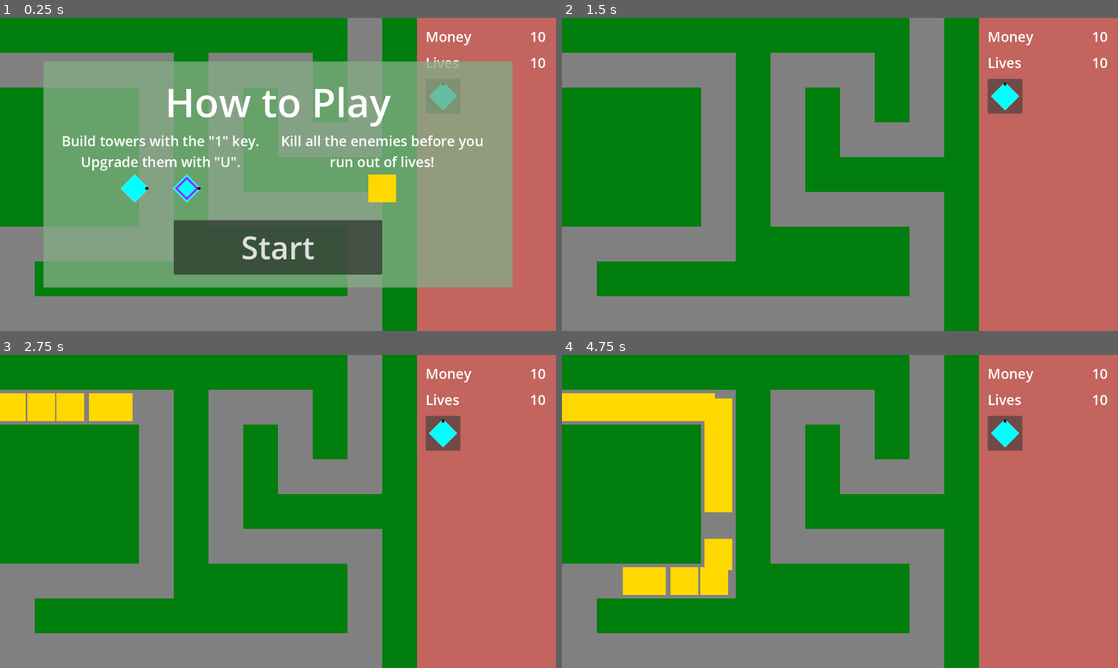
Above: before the commit, frames 1-4 (two rows, left to right).
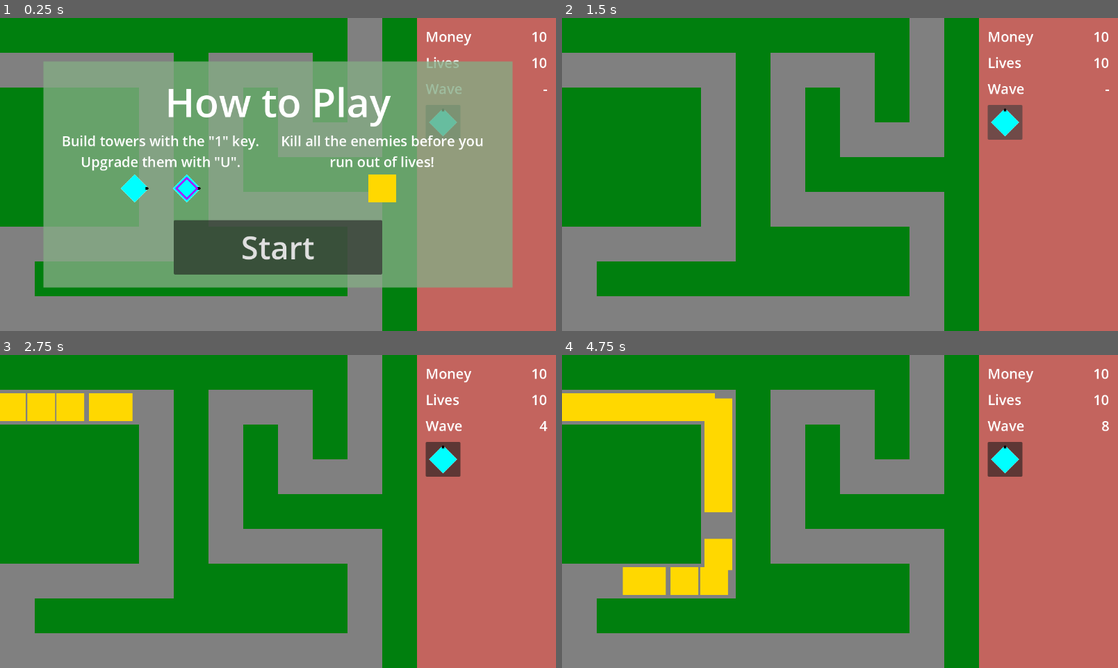
Above: after the commit, the same moments.

Repository: phrasmotica/godot-tower-defence
Game: Godot game, scene res://scenes/game.tscn
The game is run twice, just before and just after one commit, with the same random seed, the same clock (stepped at 60 frames per second) and the same inputs.
Inputs (mouse positions are in pixels of both pictures, inside the frame that each line leads up to; where the layout moved, square brackets give the same spot in the first picture):
- Up to frame 1 (0.25 s): no input
- Up to frame 2 (1.5 s): click "Start" at 0.5 s; click (1006, 121) [1006, 96] at 1.25 s
- Up to frame 3 (2.75 s): tap Enter (ui_accept) at 2, 2.1, 2.27, 2.57 s; hold Shift (fast_forward) from 2.03 s (still down); click (444, 433) at 2.17 s
- Up to frame 4 (4.75 s): release Shift (fast_forward) at 2.78 s; tap 1 (tower_1) at 2.85, 4.35 s; click (1006, 433) at 2.92 s; tap Enter (ui_accept) at 3.02, 3.05, 3.32, 3.6, 4.52, 4.55 s; hold Shift (fast_forward) from 3.53 s (still down); click (1006, 433) at 3.67 s; click (1006, 433) at 4.42 s

The runs differ from the first frame. In frame 1, 0.6% of the frame differs, in the area x 76-99%, y 4-38%; in frame 2, 1.2%; in frame 3, 1.2%; in frame 4, 1.3%, in the area x 76-99%, y 4-39%.

Commit message:
Add wave number label to game UI

Diff:
--- a/scenes/game.tscn
+++ b/scenes/game.tscn
@@ -222,6 +222,7 @@
 [connection signal="money_changed" from="Managers/BankManager" to="UICanvas/GameUI" method="_on_bank_manager_money_changed"]
 [connection signal="lives_changed" from="Managers/LivesManager" to="UICanvas/GameUI" method="_on_lives_manager_lives_changed"]
 [connection signal="lives_depleted" from="Managers/LivesManager" to="UICanvas/GameOver" method="_on_lives_manager_lives_depleted"]
+[connection signal="wave_sent" from="Managers/WavesManager" to="UICanvas/GameUI" method="_on_waves_manager_wave_sent"]
 [connection signal="enemy_died" from="Enemies/PathWaypoints" to="Managers/BankManager" method="_on_path_waypoints_enemy_died"]
 [connection signal="enemy_reached_end" from="Enemies/PathWaypoints" to="Managers/LivesManager" method="_on_path_waypoints_enemy_reached_end"]
 [connection signal="tower_deselected" from="Towers" to="UICanvas/GameUI" method="_on_towers_tower_deselected"]
--- a/scenes/game_ui.tscn
+++ b/scenes/game_ui.tscn
@@ -23,43 +23,63 @@
 layout_mode = 0
 offset_left = 20.0
 offset_top = 20.0
-offset_right = 125.0
-offset_bottom = 65.0
+offset_right = 160.0
+offset_bottom = 80.0
 theme_override_font_sizes/font_size = 32
 text = "Money"
 
 [node name="Amount" type="Label" parent="ColorRect/MoneyLabel"]
 layout_mode = 0
-offset_left = 240.0
+offset_left = 140.0
 offset_right = 280.0
-offset_bottom = 45.0
+offset_bottom = 60.0
 theme_override_font_sizes/font_size = 32
 text = "10"
+horizontal_alignment = 2
 
 [node name="LivesLabel" type="Label" parent="ColorRect"]
 layout_mode = 0
 offset_left = 20.0
 offset_top = 80.0
-offset_right = 125.0
-offset_bottom = 125.0
+offset_right = 160.0
+offset_bottom = 140.0
 theme_override_font_sizes/font_size = 32
 text = "Lives
 "
 
 [node name="Amount" type="Label" parent="ColorRect/LivesLabel"]
 layout_mode = 0
-offset_left = 240.0
+offset_left = 140.0
 offset_right = 280.0
-offset_bottom = 45.0
+offset_bottom = 60.0
 theme_override_font_sizes/font_size = 32
 text = "10"
+horizontal_alignment = 2
+
+[node name="WaveLabel" type="Label" parent="ColorRect"]
+layout_mode = 0
+offset_left = 20.0
+offset_top = 140.0
+offset_right = 160.0
+offset_bottom = 200.0
+theme_override_font_sizes/font_size = 32
+text = "Wave"
+
+[node name="Number" type="Label" parent="ColorRect/WaveLabel"]
+layout_mode = 0
+offset_left = 140.0
+offset_right = 280.0
+offset_bottom = 60.0
+theme_override_font_sizes/font_size = 32
+text = "-"
+horizontal_alignment = 2
 
 [node name="GunTowerButton" type="Button" parent="ColorRect"]
 layout_mode = 0
 offset_left = 20.0
-offset_top = 140.0
+offset_top = 200.0
 offset_right = 100.0
-offset_bottom = 220.0
+offset_bottom = 280.0
 focus_mode = 0
 icon = ExtResource("1_02kwm")
 icon_alignment = 1
--- a/scripts/game_ui.gd
+++ b/scripts/game_ui.gd
@@ -2,6 +2,7 @@
 
 @onready var money_amount = $ColorRect/MoneyLabel/Amount
 @onready var lives_amount = $ColorRect/LivesLabel/Amount
+@onready var wave_number_label = $ColorRect/WaveLabel/Number
 @onready var upgrade_button = $ColorRect/UpgradeButton
 @onready var sell_button = $ColorRect/SellButton
 
@@ -25,6 +26,10 @@
 func _on_lives_manager_lives_changed(new_lives):
 	if lives_amount:
 		lives_amount.text = str(new_lives)
+
+func _on_waves_manager_wave_sent(wave_number: int):
+	if wave_number_label:
+		wave_number_label.text = str(wave_number)
 
 func _on_upgrade_button_pressed():
 	print("Upgrading selected tower")
--- a/scripts/waves_manager.gd
+++ b/scripts/waves_manager.gd
@@ -8,6 +8,8 @@
 var last_wave: int = 10
 
 var wave_number: int = 0
+
+signal wave_sent(wave_number: int)
 
 func _ready():
 	set_process(false)
@@ -24,6 +26,8 @@
 	wave_number += 1
 	print("Sending wave " + str(wave_number))
 
+	wave_sent.emit(wave_number)
+
 	for i in range(wave_number):
 		path.spawn_enemy(enemy_scene)
 		await get_tree().create_timer(1.0).timeout
